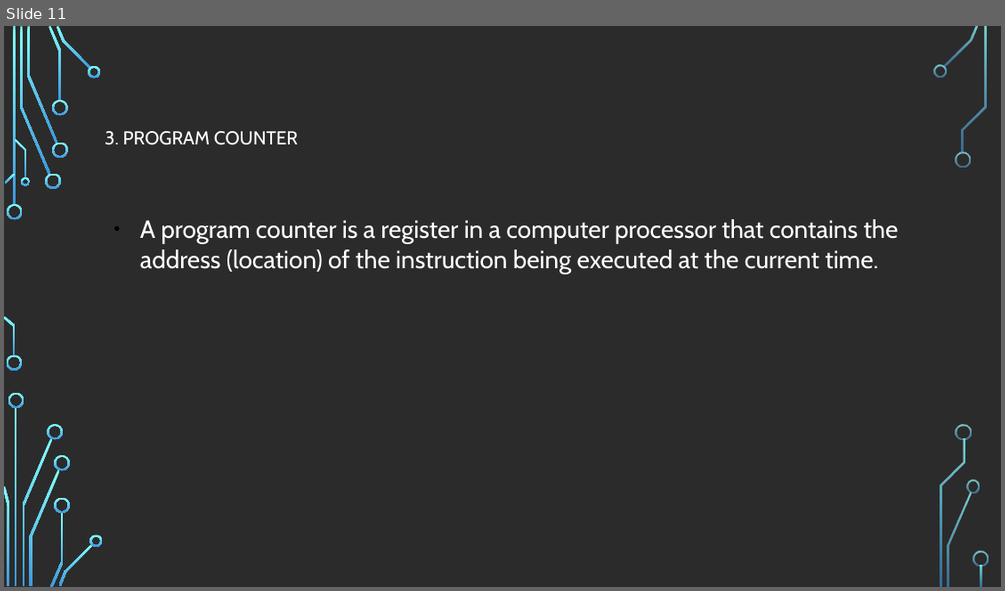
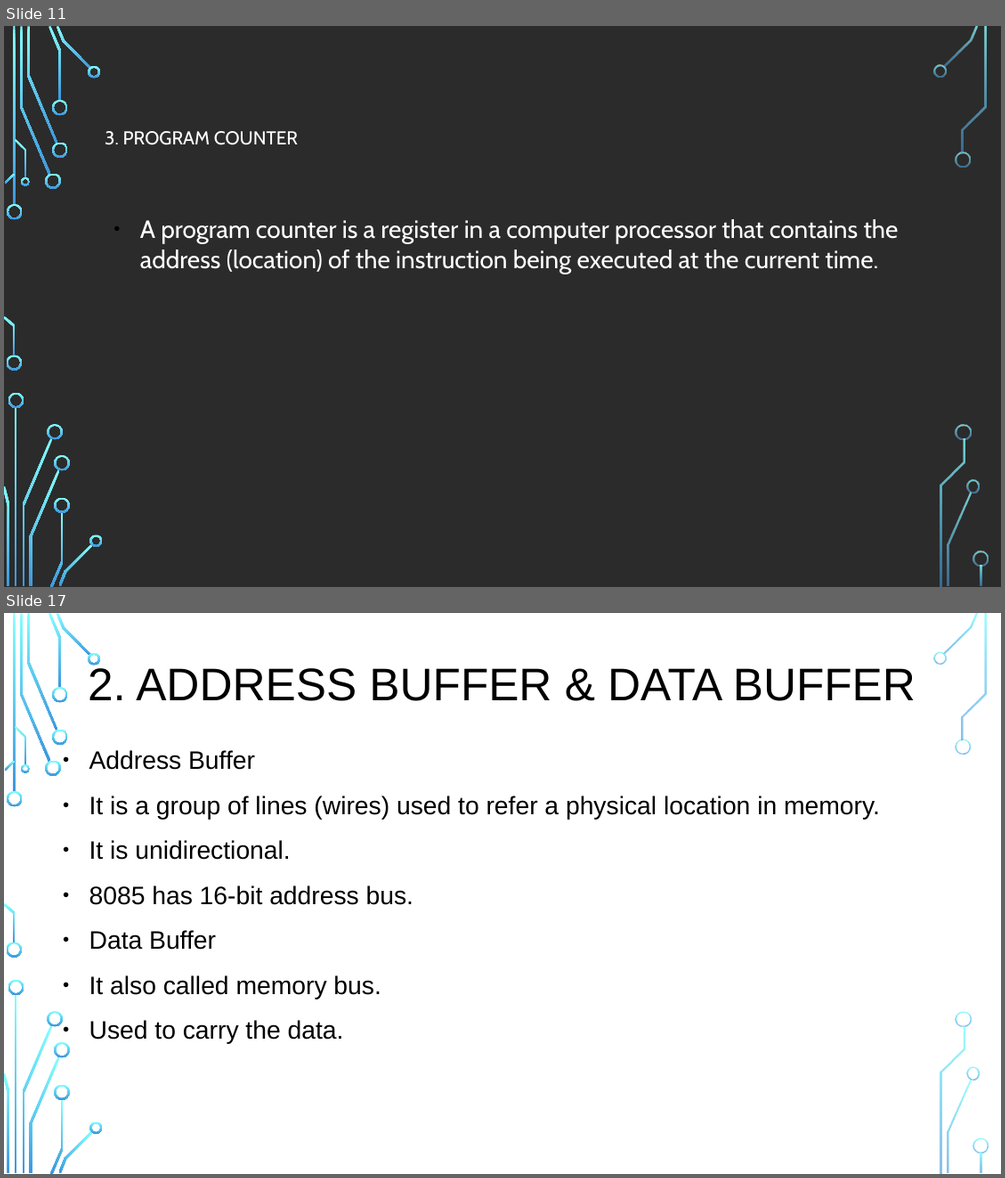
Before and after one commit to mhannan-dev/laravel_ecommerce, a slide deck: 8085 Microprocessor.pptx. Shown one above the other, each under a label of ours: slide 11 before the commit, slides 11 and 17 after it; the slides between them are not shown. The pictures are 1005x591 and 1005x1178 pixels, drawn with LibreOffice and Linux fonts; fonts in the diff are those of the drawing; background and template pictures are left out; a plain dark background stands for a picture behind light text. Boxes give left, top, right and bottom in pixels: in the first picture for what was removed or moved away, otherwise in the second. Text is boxed around its words. In the diff, an @@ line names an element or a change of style, - is before the commit and + after.

```diff
--- a/8085 Microprocessor.pptx
+++ b/8085 Microprocessor.pptx
@@ slide 17 added at bbox=[4, 613, 1001, 1174], background picture (left out); not listed: 36 template elements that a slide beside it also shows @@
@@ text added at bbox=[88, 664, 915, 701], 44 pt, text #000000 @@
+2. ADDRESS BUFFER & DATA BUFFER
@@ text added at bbox=[89, 750, 880, 1044], 24.3 pt, text #000000 @@
+● Address Buffer
+● It is a group of lines (wires) used to refer a physical location in memory.
+● It is unidirectional.
+● 8085 has 16-bit address bus.
+● Data Buffer
+● It also called memory bus.
+● Used to carry the data.
```
Also in this commit, not shown: 9 other slides changed, 10 other slides added, 3 slides removed.
